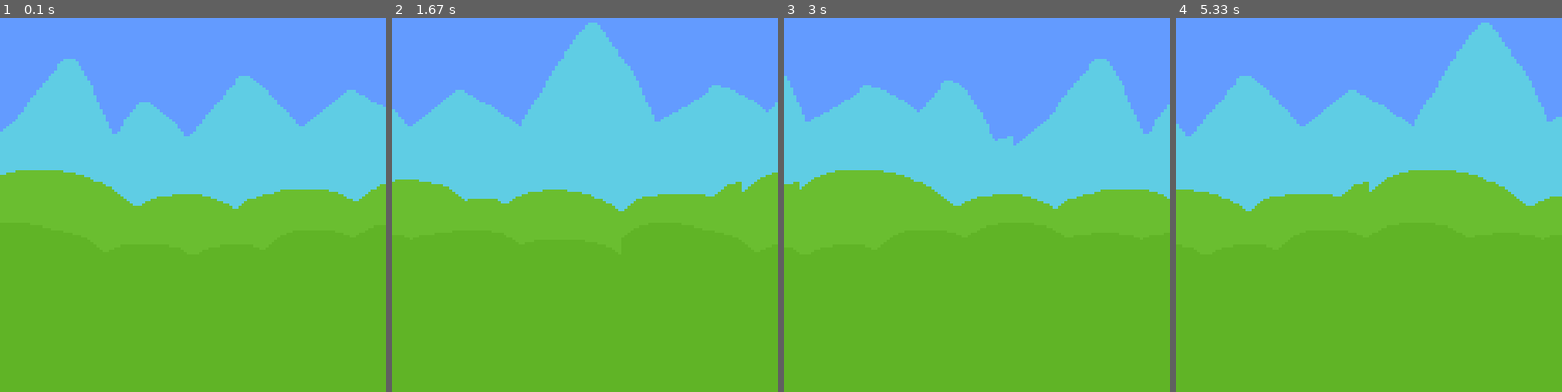
Above: before the commit, frames 1-4 (left to right).
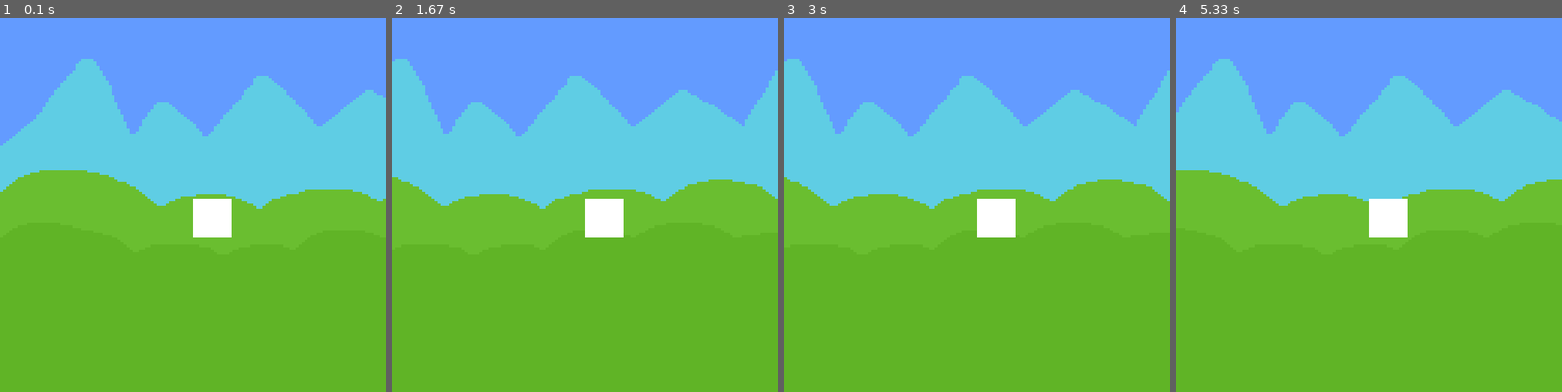
Above: after the commit, the same moments.

Repository: Galgunn/python-pygame-scrap
Game: pygame game, started from parallax_test/game.py
Two runs of this game, one before a commit and one after it. Both use one fixed random seed, a clock stepped at 60 frames per second and the inputs below.
Inputs:
- Up to frame 1 (0.1 s): no input
- Up to frame 2 (1.67 s): hold Right 0.33-0.8 s; hold Right 0.83-1.3 s; hold Left from 1.33 s (still down)
- Up to frame 3 (3 s): release Left at 1.87 s; hold Left 1.9-2.3 s; hold Right 2.33-2.97 s
- Up to frame 4 (5.33 s): hold Left 3-3.47 s; hold Right 3.5-3.97 s; hold Right 4-4.47 s; hold Left 4.5-5.03 s; hold Left from 5.07 s (still down)

The runs differ from the first frame. In frame 1, 7.1% of the frame differs, in the area x 0-100%, y 10-59%; in frame 2, 10%; in frame 3, 10%; in frame 4, 14%, in the area x 0-100%, y 1-59%.

Commit message:
added files

Diff:
--- a/parallax_test/game.py
+++ b/parallax_test/game.py
@@ -13,6 +13,11 @@
 
 sky_surf:pygame.Surface = pygame.image.load(BASE_IMG_PATH + 'sky.png').convert_alpha()
 
+# Player movement
+player_surf = pygame.Surface((50, 50))
+player_rect = player_surf.get_frect(topleft=(SCREEN_SIZE[0] / 2, SCREEN_SIZE[1] / 2))
+movement = [False, False]
+
 # bg setup
 bg_images:list = []
 for x in range(1,4):
@@ -24,10 +29,17 @@
 
 while running:
 
-    display.blit(sky_surf, (0, 0))
-    scroll += 1
+    # Movement
+    frame_movement = (movement[1] - movement[0])
+    frame_movement = pygame.math.Vector2(frame_movement)
+    if frame_movement.magnitude() != 0:
+        frame_movement = frame_movement.normalize()
+
+    # Camera movement
+    scroll += frame_movement[0]
 
     # Draw bg
+    display.blit(sky_surf, (0, 0))
     for x in range(5): # in charge of blitting the bg image 5 times
         speed = 1
         for img in bg_images:
@@ -40,5 +52,28 @@
             pygame.quit()
             sys.exit()
 
+        # Movement event handler
+        if event.type == pygame.KEYDOWN:
+            if event.key == pygame.K_LEFT:
+                movement[0] = True
+            if event.key == pygame.K_RIGHT:
+                movement[1] = True
+            # if event.key == pygame.K_UP:
+            #     movement[2] = True
+            # if event.key == pygame.K_DOWN:
+            #     movement[3] = True
+        if event.type == pygame.KEYUP:
+            if event.key == pygame.K_LEFT:
+                movement[0] = False
+            if event.key == pygame.K_RIGHT:
+                movement[1] = False
+            # if event.key == pygame.K_UP:
+            #     movement[2] = False
+            # if event.key == pygame.K_DOWN:
+            #     movement[3] = False
+
+
+    player_surf.fill('white')
+    screen.blit(player_surf, player_rect)
     pygame.display.flip()
     clock.tick(60)
